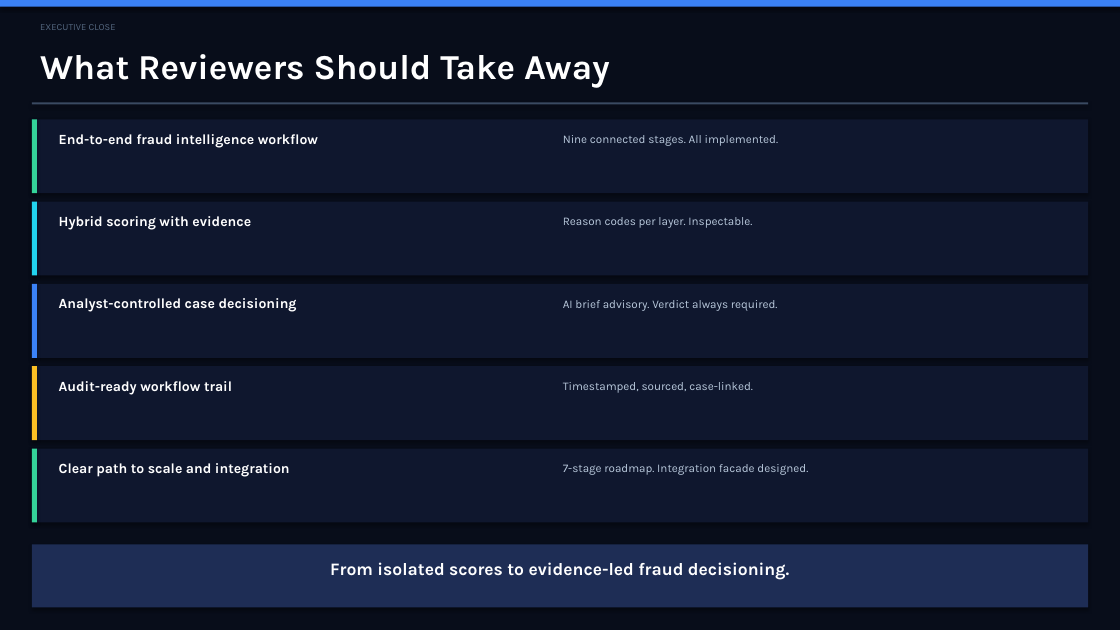
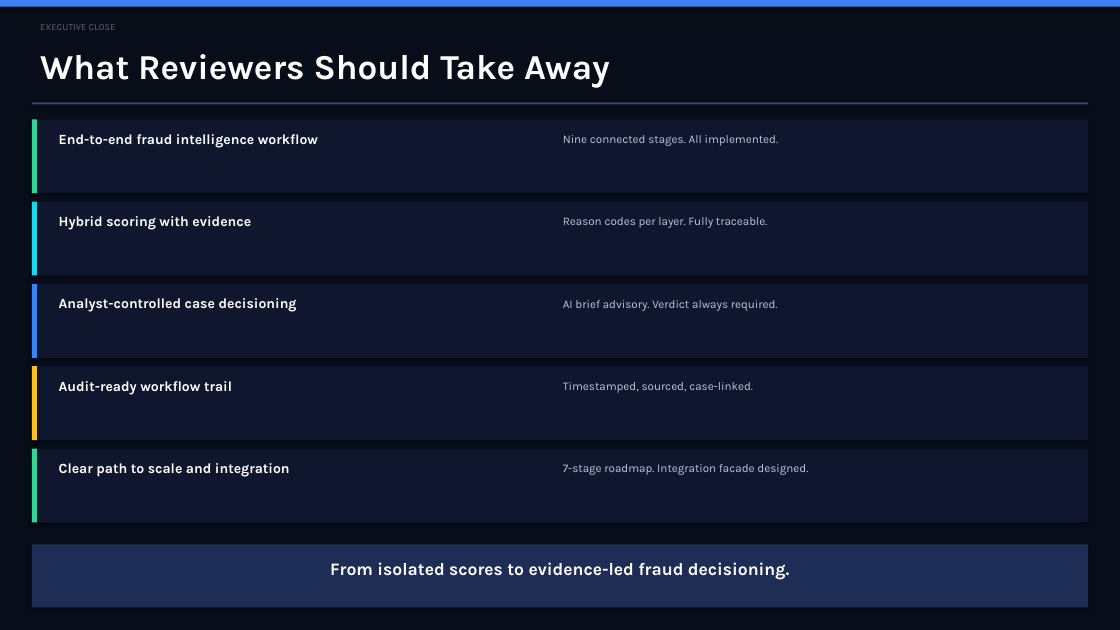
Before and after one commit to IjazKakkodDS/transaction-fraud-intelligence-console, a slide deck: slide 12 of docs/presentation/real-time-fraud-intelligence-console-executive-deck.pptx. Drawn at 1120x630 pixels with LibreOffice and Linux fonts; fonts in the diff are those of the drawing. Boxes give left, top, right and bottom in pixels: in the first picture for what was removed or moved away, otherwise in the second. Text is boxed around its words. In the diff, an @@ line names an element or a change of style, - is before the commit and + after.

```diff
--- a/docs/presentation/real-time-fraud-intelligence-console-executive-deck.pptx
+++ b/docs/presentation/real-time-fraud-intelligence-console-executive-deck.pptx
@@ text at box(563, 217, 768, 228): text changed @@
-Reason codes per layer. Inspectable.
+Reason codes per layer. Fully traceable.
```
Also in this commit, not shown: 8 other slides changed.
